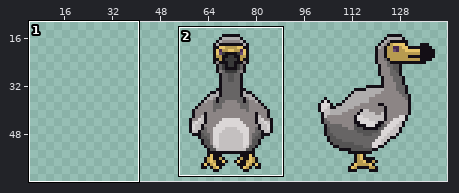
Animated GIF sprite -- sprite/animal/dodo/preview.gif. The first picture is a wide view before the edit; the outline marks the close-up.
Close-up. As it was:
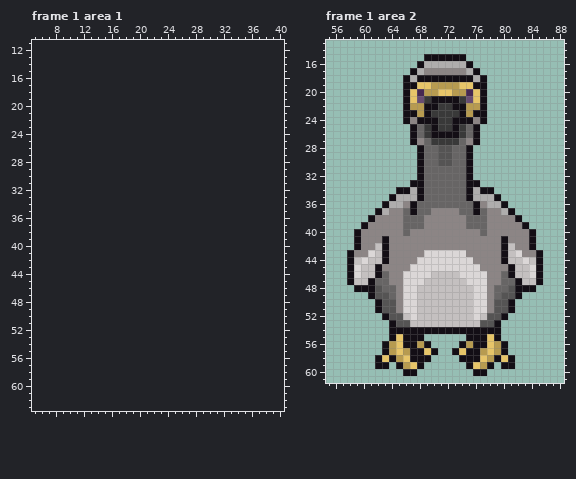
The file is 96x64 pixels, 4 frames. Shown: frame 1 area 1: x 5..40, y 11..63; frame 1 area 2: x 55..88, y 13..61. The old version is drawn lined up with the new one, on the new canvas. The wide view leaves out empty margins. The commit also changed other frames or places, which this record leaves out.
The result:
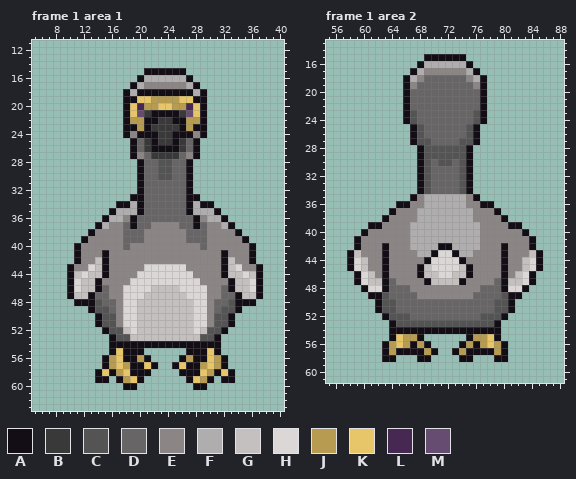
Palette (. is transparent): A #130e15  B #393939  C #555454  D #676565  E #8c8585  F #afadad  G #c4c0c0  H #dbd7d7  J #b79b50  K #e7c569  L #462852  M #674c71
The exact change:
canvas 96x64 -> 144x64, the old top-left corner now at 48,0
--- frame 1 area 1
@@ x 5..40 @@
 14 ....................................
-15 ....................................
-16 ....................................
-17 ....................................
-18 ....................................
-19 ....................................
-20 ....................................
-21 ....................................
-22 ....................................
-23 ....................................
-24 ....................................
-25 ....................................
-26 ....................................
-27 ....................................
-28 ....................................
-29 ....................................
-30 ....................................
-31 ....................................
-32 ....................................
-33 ....................................
-34 ....................................
-35 ....................................
-36 ....................................
-37 ....................................
-38 ....................................
-39 ....................................
-40 ....................................
-41 ....................................
-42 ....................................
-43 ....................................
-44 ....................................
-45 ....................................
-46 ....................................
-47 ....................................
-48 ....................................
-49 ....................................
-50 ....................................
-51 ....................................
-52 ....................................
-53 ....................................
-54 ....................................
-55 ....................................
-56 ....................................
-57 ....................................
-58 ....................................
-59 ....................................
-60 ....................................
+15 ................AAAAAA..............
+16 ...............AFFFFFFA.............
+17 ..............AFEEEEEEFA............
+18 .............AFAAAAAAAAFA...........
+19 .............AAKKJJJJKKAA...........
+20 .............AKLJJKKJJLKA...........
+21 .............AKMBAAAABMKA...........
+22 .............AJJAABBAAJJA...........
+23 .............AAJABBBBAJAA...........
+24 .............AEAAABBAAAEA...........
+25 ..............ADBABBABDA............
+26 ..............ADBAAAABDA............
+27 ..............AEDBBBBDEA............
+28 ...............ADDCCDDA.............
+29 ...............ADDCCDDA.............
+30 ...............ADDCCDDA.............
+31 ...............ADDDDDDA.............
+32 ...............ADDDDDDA.............
+33 ..............AADDDDDDAA............
+34 ............AAFADDDDDDAFAA..........
+35 ...........AFFFADDDDDDAFFFA.........
+36 ..........AFFEADDDDDDDDAEFFA........
+37 .........AFEEDADDEEEEDDADEEFA.......
+38 ........AEEEEDDDEEEEEEDDDEEEEA......
+39 .......AEEEEEDDDEEEEEEDDDEEEEEA.....
+40 ......AEEEEEEDEEEEEEEEEEDEEEEEEA....
+41 ......AEEEAEEEEEEEEEEEEEEEEAEEEA....
+42 ......AEEGAEEEEEEEEEEEEEEEEAGEEA....
+43 .....AEEHGAEEEEEHHHHHHEEEEEAGHEEA...
+44 .....AGHGGAEEEEHHHHHHHHEEEEAGGHGA...
+45 .....AHGGAEEEEHHHHHHHHHHEEEEAGGHA...
+46 .....AHGGADEEHHHHGGGGHHHHEEDAGGHA...
+47 .....AGGADDEEHHHGGGGGGHHHEEDDAGGA...
+48 ......AAACDDEHHGGGGGGGGHHEDDCAAA....
+49 ........ACCDEHHGGGGGGGGHHEDCCA......
+50 .........ACCEHHGGGGGGGGHHECCA.......
+51 .........ACCEHHGGGGGGGGHHECCA.......
+52 ..........ACCGHGGGGGGGGHGCCA........
+53 ...........ACCGGGGGGGGGGCCA.........
+54 ...........AAAAAAAAAAAAAAAA.........
+55 ...........AKAAA......AAAKA.........
+56 ..........AJKAAJA....AJAAKJA........
+57 ..........AJKJAAKA..AKAAJKJA........
+58 .........AKAJKAAA....AAAKJAKA.......
+59 .........AA.AJKA......AKJA.AA.......
+60 .............AA........AA...........
 61 ....................................
--- frame 1 area 2
@@ x 55..88 @@
 17 ............AFEEEEEEFA............
-18 ...........AFAAAAAAAAFA...........
-19 ...........AAKKJJJJKKAA...........
-20 ...........AKLJJKKJJLKA...........
-21 ...........AKMBAAAABMKA...........
-22 ...........AJJAABBAAJJA...........
-23 ...........AAJABBBBAJAA...........
-24 ...........AEAAABBAAAEA...........
-25 ............ADBABBABDA............
-26 ............ADBAAAABDA............
-27 ............AEDBBBBDEA............
-28 .............ADDCCDDA.............
-29 .............ADDCCDDA.............
-30 .............ADDCCDDA.............
-31 .............ADDDDDDA.............
-32 .............ADDDDDDA.............
-33 ............AADDDDDDAA............
-34 ..........AAFADDDDDDAFAA..........
-35 .........AFFFADDDDDDAFFFA.........
-36 ........AFFEADDDDDDDDAEFFA........
-37 .......AFEEDADDEEEEDDADEEFA.......
-38 ......AEEEEDDDEEEEEEDDDEEEEA......
-39 .....AEEEEEDDDEEEEEEDDDEEEEEA.....
-40 ....AEEEEEEDEEEEEEEEEEDEEEEEEA....
-41 ....AEEEAEEEEEEEEEEEEEEEEAEEEA....
-42 ....AEEGAEEEEEEEEEEEEEEEEAGEEA....
-43 ...AEEHGAEEEEEHHHHHHEEEEEAGHEEA...
-44 ...AGHGGAEEEEHHHHHHHHEEEEAGGHGA...
-45 ...AHGGAEEEEHHHHHHHHHHEEEEAGGHA...
-46 ...AHGGADEEHHHHGGGGHHHHEEDAGGHA...
-47 ...AGGADDEEHHHGGGGGGHHHEEDDAGGA...
-48 ....AAACDDEHHGGGGGGGGHHEDDCAAA....
-49 ......ACCDEHHGGGGGGGGHHEDCCA......
-50 .......ACCEHHGGGGGGGGHHECCA.......
-51 .......ACCEHHGGGGGGGGHHECCA.......
-52 ........ACCGHGGGGGGGGHGCCA........
-53 .........ACCGGGGGGGGGGCCA.........
+18 ...........AFEDDDDDDEFA...........
+19 ...........AEDDDDDDDDEA...........
+20 ...........ADDDDDDDDDDA...........
+21 ...........ADDDDDDDDDDA...........
+22 ...........ADDDDDDDDDDA...........
+23 ...........ACDDDDDDDDCA...........
+24 ...........ACDDDDDDDDCA...........
+25 ............ACDDDDDDCA............
+26 ............ACDDDDDDCA............
+27 ............ACCDDDDCCA............
+28 .............ACCCCCCA.............
+29 .............ACCCCCCA.............
+30 .............ACDCCDCA.............
+31 .............ACDDDDCA.............
+32 .............ACDDDDCA.............
+33 .............ACDDDDCA.............
+34 .............ACDDDDCA.............
+35 ............AEFFFFFFEA............
+36 ..........AAEEFFFFFFEEAA..........
+37 .........AEEEFFFFFFFFEEEA.........
+38 ........AEEEEFFFFFFFFEEEEA........
+39 ......AAEEEEFFFFFFFFFFEEEEAA......
+40 .....AEEEEEEFFFFFFFFFFEEEEEEA.....
+41 ....AEEEEEEEFFFFFFFFFFEEEEEEEA....
+42 ....AEEEAEEEFFFFAAFFFFEEEAEEEA....
+43 ...AGEEEAEEEEFFAHHAFFEEEEAEEEGA...
+44 ...AHGEEAEEEEEAHHHHAEEEEEAEEGHA...
+45 ...AHGEEAEEEEAGHHHHGAEEEEAEEGHA...
+46 ....AHGEAEEEEAGGHHGGAEEEEAEGHA....
+47 ....AHGGADEEEEAGGGGAEEEEDAGGHA....
+48 .....AHHADDDEEEEEEEEEEDDDAHHA.....
+49 ......AACDDDDEEEEEEEEDDDDCAA......
+50 .......ACCDDDDDDDDDDDDDDCCA.......
+51 .......ACCDDDDDDDDDDDDDDCCA.......
+52 ........ACCCDDDDDDDDDDCCCA........
+53 .........ACCCCCCCCCCCCCCA.........
 54 .........AAAAAAAAAAAAAAAA.........
-55 .........AKAAA......AAAKA.........
-56 ........AJKAAJA....AJAAKJA........
-57 ........AJKJAAKA..AKAAJKJA........
-58 .......AKAJKAAA....AAAKJAKA.......
-59 .......AA.AJKA......AKJA.AA.......
-60 ...........AA........AA...........
+55 .........AKJJA......AJJKA.........
+56 ........AJKJAJA....AJAJKJA........
+57 ........AJAAAAJA..AJAAAAJA........
+58 ........AA...AA....AA...AA........
+59 ..................................
+60 ..................................
 61 ..................................
Changed places in both close-ups, as pixel boxes (x1, y1, x2, y2):
added: (67, 68, 263, 390)
changed: (347, 75, 543, 376)
